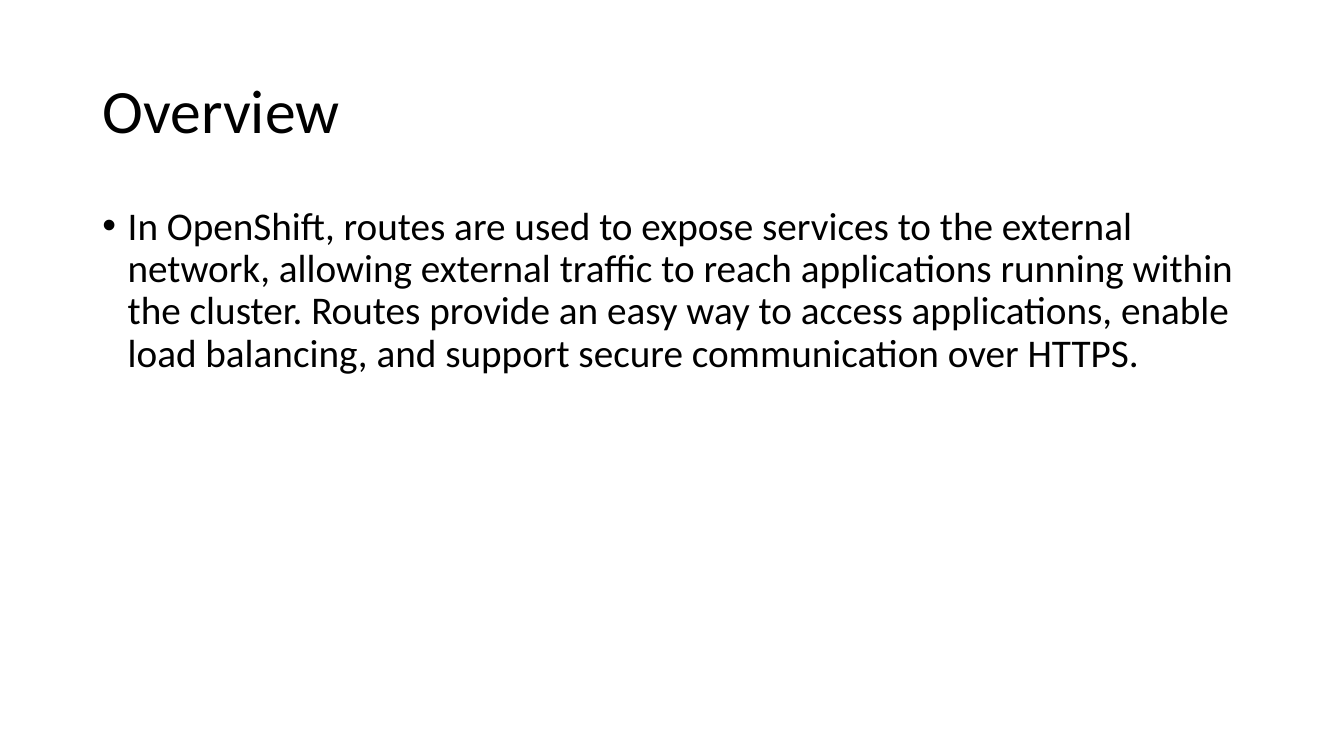
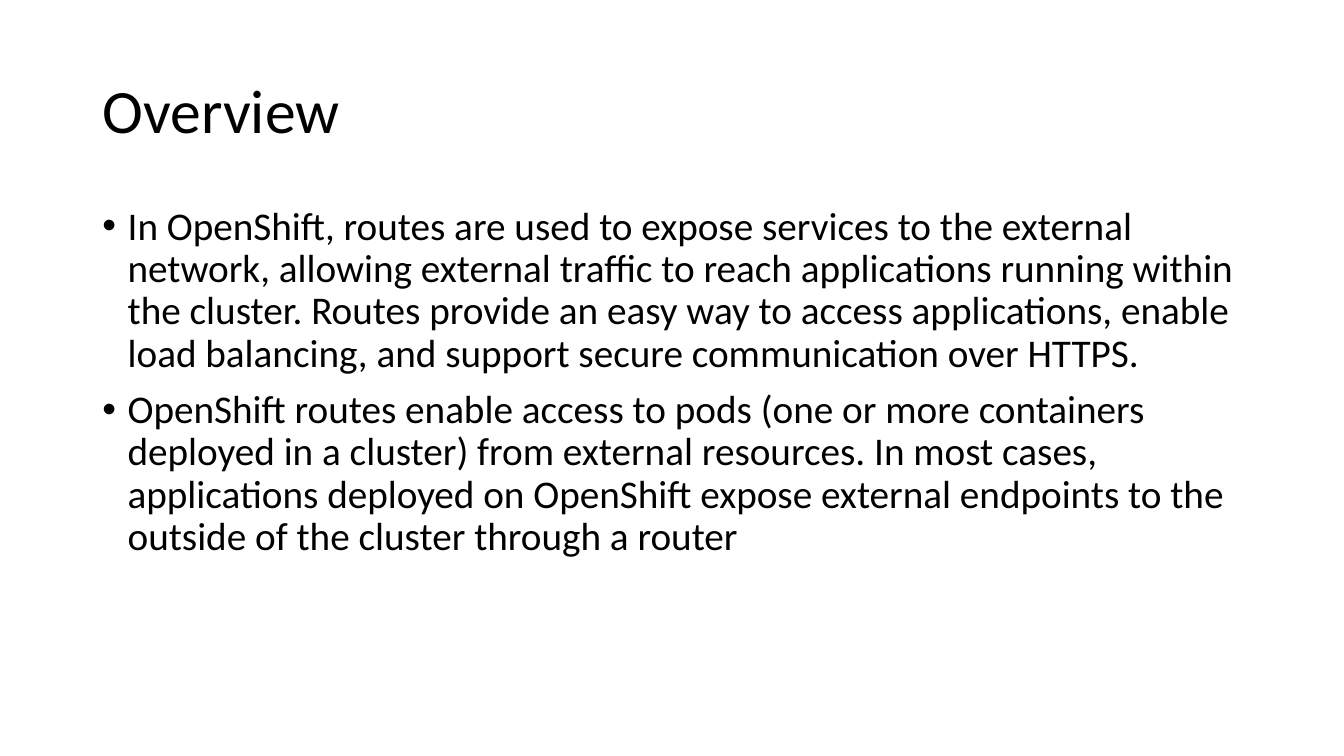
Before and after one commit to amitopenwriteup/okd, a slide deck: slide 2 of Routes.pptx. Drawn at 1344x756 pixels with LibreOffice and Linux fonts; fonts in the diff are those of the drawing. Boxes give left, top, right and bottom in pixels: in the first picture for what was removed or moved away, otherwise in the second. Text is boxed around its words. In the diff, an @@ line names an element or a change of style, - is before the commit and + after.

```diff
--- a/Routes.pptx
+++ b/Routes.pptx
@@ text at (x1=128, y1=394, x2=1223, y2=557): paragraph added @@
+• OpenShift routes enable access to pods (one or more containers deployed in a cluster) from external resources. In most cases, applications deployed on OpenShift expose external endpoints to the outside of the cluster through a router
```
Also in this commit, not shown: 1 other slide changed, 18 slides added, 2 slides removed.
